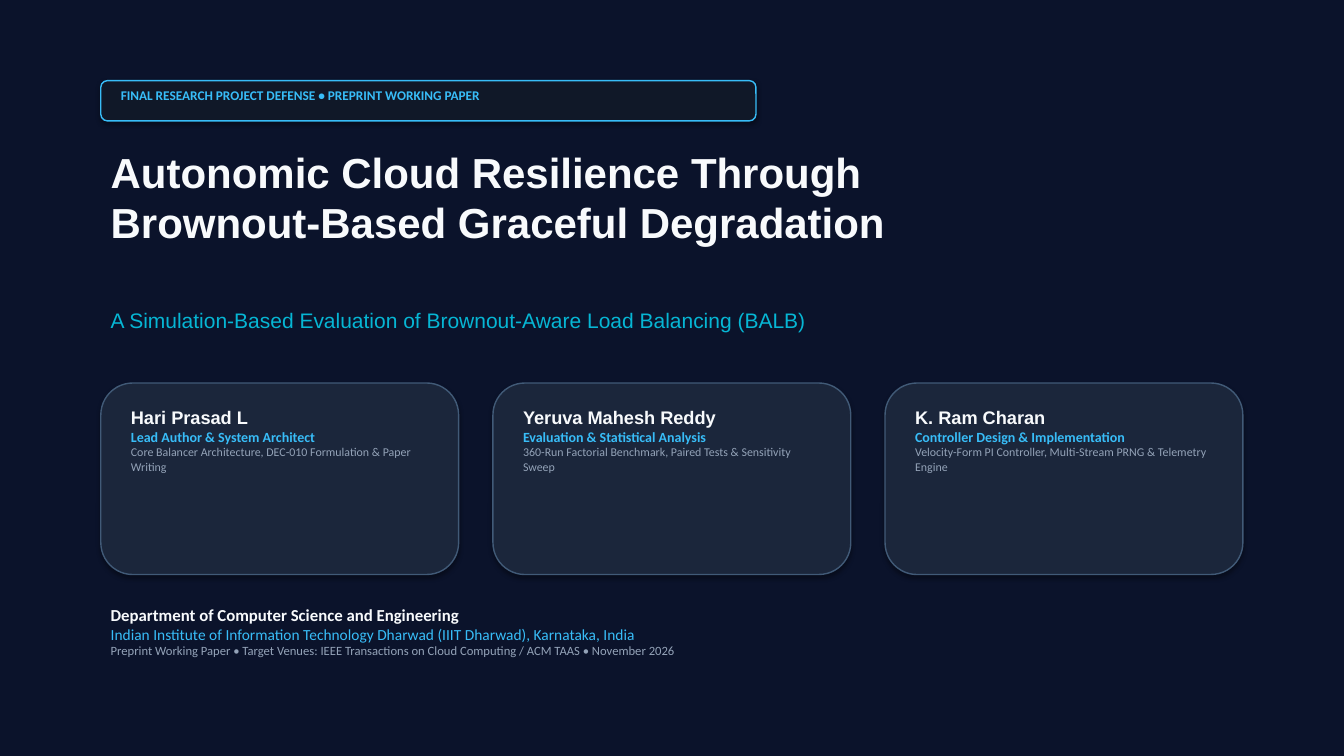
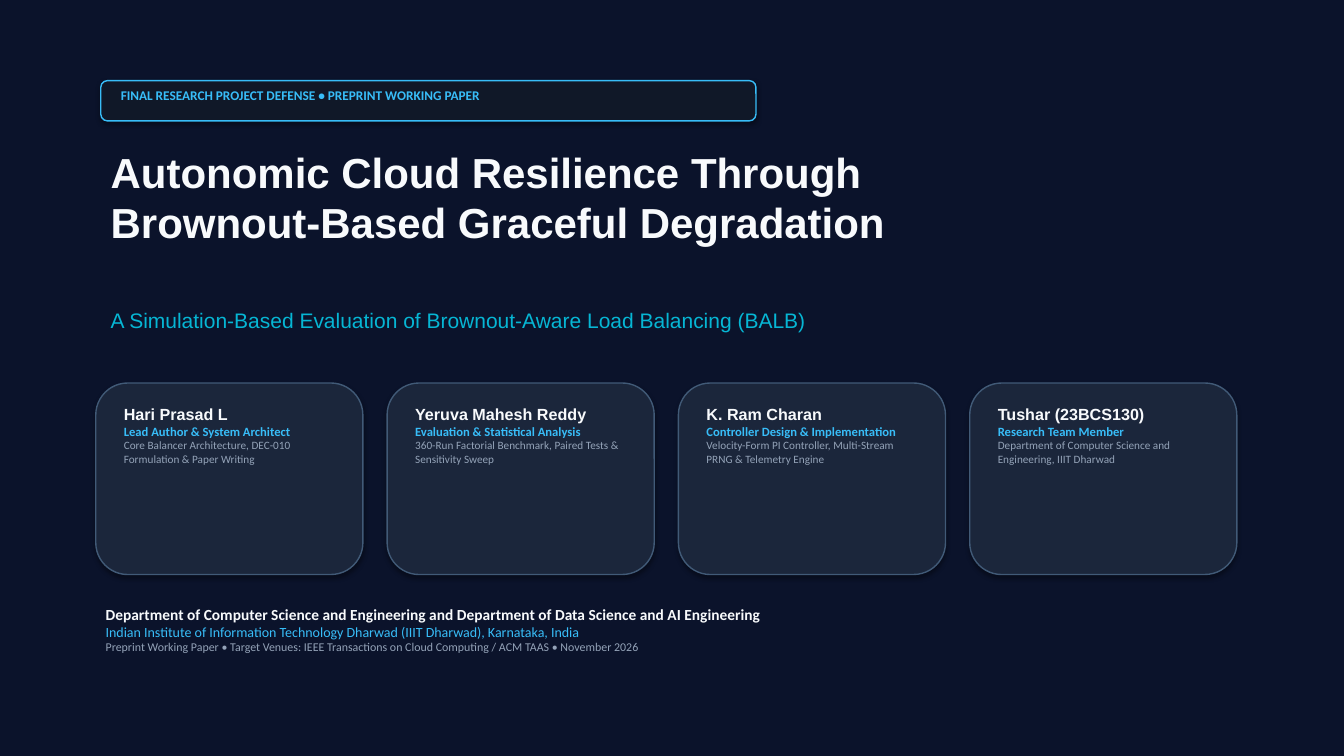
Before and after one commit to hariprasadkishan/CloudRescue-Research, a slide deck: slide 1 of presentation/CloudRescue_Final_Presentation.pptx. Drawn at 1344x756 pixels with LibreOffice and Linux fonts; fonts in the diff are those of the drawing. Boxes give left, top, right and bottom in pixels: in the first picture for what was removed or moved away, otherwise in the second. Text is boxed around its words. In the diff, an @@ line names an element or a change of style, - is before the commit and + after.

Commit message:
Update research team attribution across project

```diff
--- a/presentation/CloudRescue_Final_Presentation.pptx
+++ b/presentation/CloudRescue_Final_Presentation.pptx
@@ rounded rectangle resized from (x1=101, y1=383, x2=459, y2=575) to (x1=96, y1=383, x2=363, y2=575) @@
@@ rounded rectangle resized from (x1=493, y1=383, x2=851, y2=575) to (x1=387, y1=383, x2=654, y2=575) @@
@@ rounded rectangle resized from (x1=885, y1=383, x2=1243, y2=575) to (x1=679, y1=383, x2=946, y2=575) @@
@@ rounded rectangle added at (x1=970, y1=383, x2=1237, y2=575), fill #1B263B, outline #415A77 1 pt @@
@@ text "Hari Prasad L" moved from (x1=131, y1=410, x2=411, y2=473) to (x1=124, y1=408, x2=291, y2=465) @@
@@ text "Hari Prasad L" at (x1=124, y1=408, x2=291, y2=465): size 13 to 11.5 pt in "Hari Prasad L"; size 10 to 9 pt in "Lead Author & System Architect"; size 8.5 to 8 pt in "Core Balancer Architecture, DEC-010 Formulation & Paper ..." @@
@@ text "Yeruva Mahesh Reddy" moved from (x1=523, y1=410, x2=791, y2=473) to (x1=415, y1=408, x2=608, y2=465) @@
@@ text "Yeruva Mahesh Reddy" at (x1=415, y1=408, x2=608, y2=465): size 13 to 11.5 pt in "Yeruva Mahesh Reddy"; size 10 to 9 pt in "Evaluation & Statistical Analysis"; size 8.5 to 8 pt in "360-Run Factorial Benchmark, Paired Tests & Sensitivity ..." @@
@@ text "K. Ram Charan" moved from (x1=915, y1=410, x2=1206, y2=473) to (x1=706, y1=408, x2=896, y2=465) @@
@@ text "K. Ram Charan" at (x1=706, y1=408, x2=896, y2=465): size 13 to 11.5 pt in "K. Ram Charan"; size 10 to 9 pt in "Controller Design & Implementation"; size 8.5 to 8 pt in "Velocity-Form PI Controller, Multi-Stream PRNG & Telemetry ..." @@
@@ text added at (x1=998, y1=408, x2=1170, y2=465), 8 pt, text #94A3B8 @@
+Tushar (23BCS130)
+Research Team Member
+Department of Computer Science and Engineering, IIIT Dharwad
@@ text at (x1=106, y1=609, x2=760, y2=623): text changed; size 12 to 11 pt @@
-Department of Computer Science and Engineering
+Department of Computer Science and Engineering and Department of Data Science and AI Engineering
@@ text at (x1=106, y1=627, x2=638, y2=653): size 11 to 10 pt in "Indian Institute of Information Technology Dharwad (IIIT ..."; size 9 to 8.5 pt in "Preprint Working Paper • Target Venues: IEEE ..." @@
```
Also in this commit, not shown: 1 other slide changed, 15 other files.
